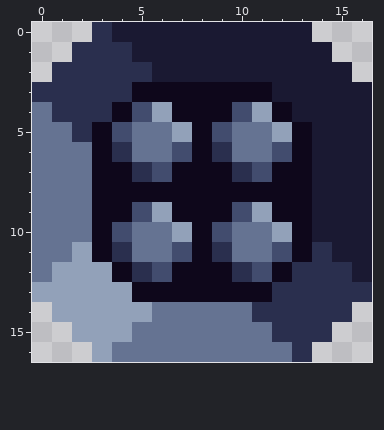
File history of a pixel-art sprite, assets/theme/button_style_box/pressed.png. The picture above is the old version.
The file is 17x17 pixels.
After:
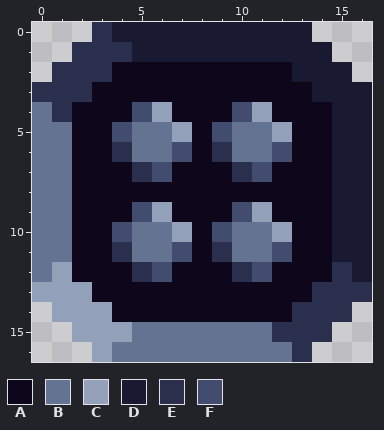
Palette (. is transparent): A #0e071b  B #657392  C #92a1b9  D #1a1932  E #2a2f4e  F #424c6e
The exact change:
@@ x 0..16 @@
  1 ..EEEDDDDDDDDDD..
- 2 .EEEEEDDDDDDDDDD.
- 3 EEEEEAAAAAAADDDDD
- 4 BEEEAFCAAAFCADDDD
- 5 BBEAFBBCAFBBCADDD
- 6 BBBAEBBFAEBBFADDD
- 7 BBBAAEFAAAEFAADDD
- 8 BBBAAAAAAAAAAADDD
- 9 BBBAAFCAAAFCAADDD
-10 BBBAFBBCAFBBCADDD
-11 BBCAEBBFAEBBFAEDD
-12 BCCCAEFAAAEFAEEED
-13 CCCCCAAAAAAAEEEEE
-14 .CCCCCBBBBBEEEEE.
+ 2 .EEEAAAAAAAAADDD.
+ 3 EEEAAAAAAAAAAADDD
+ 4 BEAAAFCAAAFCAAADD
+ 5 BBAAFBBCAFBBCAADD
+ 6 BBAAEBBFAEBBFAADD
+ 7 BBAAAEFAAAEFAAADD
+ 8 BBAAAAAAAAAAAAADD
+ 9 BBAAAFCAAAFCAAADD
+10 BBAAFBBCAFBBCAADD
+11 BBAAEBBFAEBBFAADD
+12 BCAAAEFAAAEFAAAED
+13 CCCAAAAAAAAAAAEEE
+14 .CCCAAAAAAAAAEEE.
 15 ..CCCBBBBBBBEEE..
Pixel boxes of the changes (left, top, right, bottom) in both pictures:
changed: (72, 62, 332, 322)
